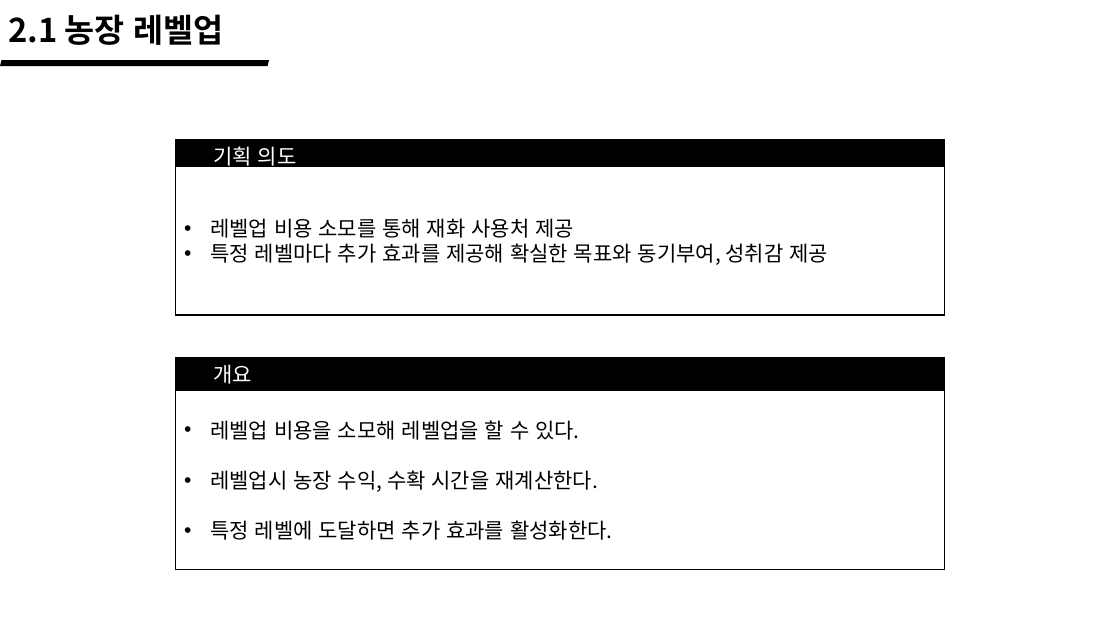
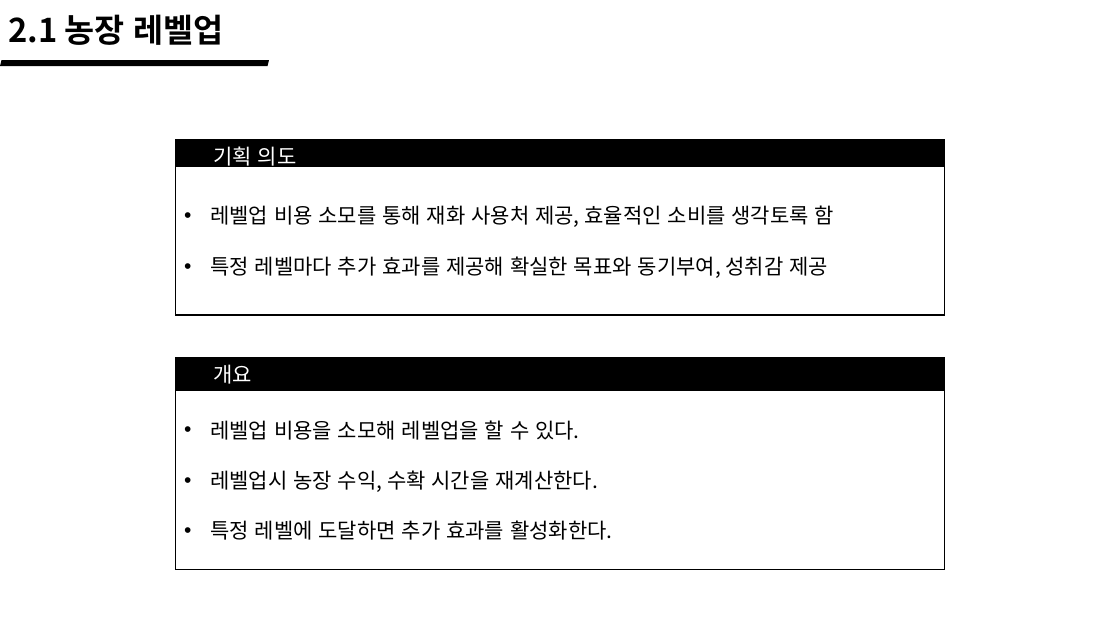
Before and after one commit to wlrud753/CarryCarrot, a slide deck: slide 10 of 기획서/당근키우기 시스템.pptx (slide 11 before the commit). Drawn at 1120x630 pixels with LibreOffice and Linux fonts; fonts in the diff are those of the drawing. Boxes give left, top, right and bottom in pixels: in the first picture for what was removed or moved away, otherwise in the second. Text is boxed around its words. In the diff, an @@ line names an element or a change of style, - is before the commit and + after.

```diff
--- a/기획서/당근키우기 시스템.pptx
+++ b/기획서/당근키우기 시스템.pptx
@@ text in rectangle at [210,205,834,227]: text changed @@
-• 레벨업 비용 소모를 통해 재화 사용처 제공
+• 레벨업 비용 소모를 통해 재화 사용처 제공, 효율적인 소비를 생각토록 함
```
Also in this commit, not shown: 5 other slides changed, 3 slides added, 1 slide removed.
